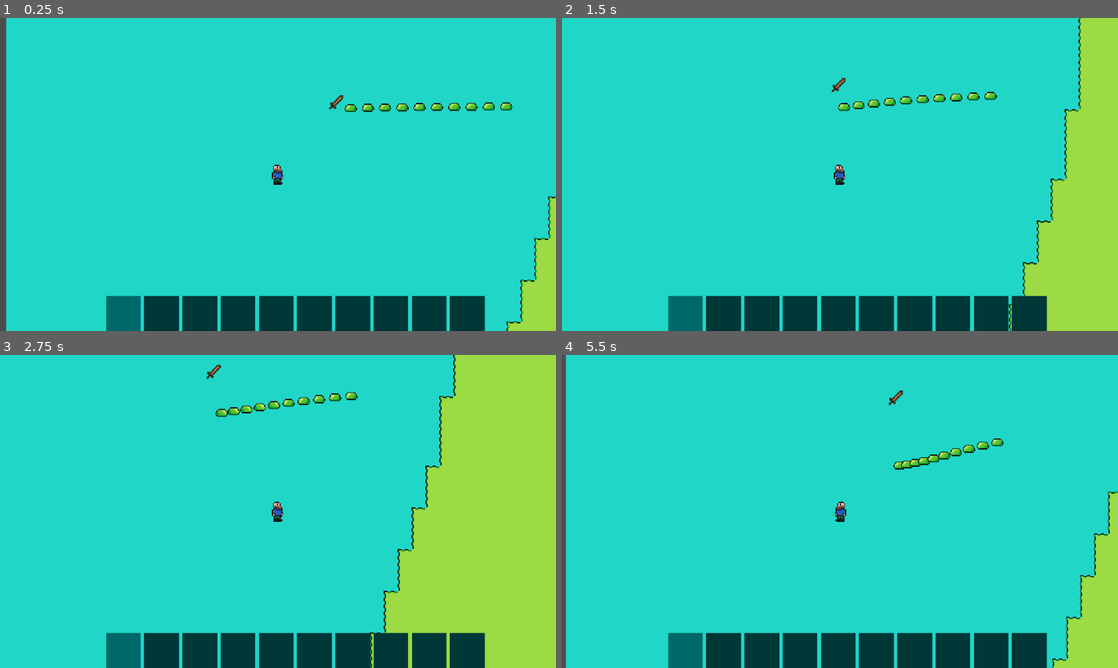
Above: before the commit, frames 1-4 (two rows, left to right).
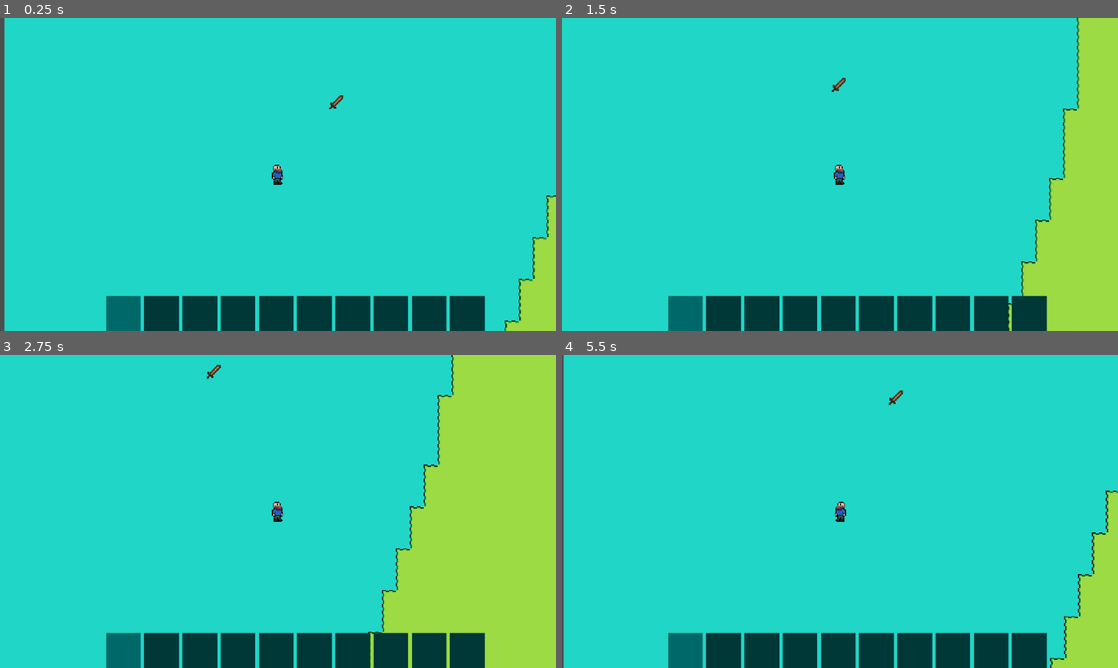
Above: after the commit, the same moments.

Repository: spsJakubSzydlowski/Evergrint
Game: Godot game, scene res://scenes/main.tscn
Same seed, same stepped clock (60 frames per second), same inputs: the game is played once before the commit and once after it.
Inputs (mouse positions are in pixels of both pictures, inside the frame that each line leads up to):
- Up to frame 1 (0.25 s): no input
- Up to frame 2 (1.5 s): tap Enter at 0.5 s; move the mouse to (962, 158) at 0.52 s; hold Right 0.53-1.28 s; tap A (a) at 0.6 s; click (962, 158) at 0.8 s; move the mouse to (728, 190) at 1.27 s; hold Down from 1.28 s (still down); click (728, 190) at 1.35 s
- Up to frame 3 (2.75 s): tap D (d) at 1.55, 2.1 s; move the mouse to (333, 442) at 2.02 s; release Down at 2.03 s; hold Right from 2.03 s (still down); tap S (s) at 2.3 s
- Up to frame 4 (5.5 s): move the mouse to (812, 574) at 2.77 s; release Right at 2.78 s; hold Up 2.78-3.53 s; tap S (s) at 2.85 s; click (812, 574) at 2.92 s; tap W (w) at 3.05, 3.6 s; move the mouse to (1006, 558) at 3.52 s; hold Left 3.53-5.03 s; tap A (a) at 3.8, 4.35 s; move the mouse to (673, 464) at 4.27 s; click (673, 464) at 4.55 s; move the mouse to (867, 511) at 5.02 s; hold Down from 5.03 s (still down); click (867, 511) at 5.1 s; tap D (d) at 5.3 s

The runs differ from the first frame. In frame 1, 1.2% of the frame differs, in the area x 0-100%, y 0-100%; in frame 2, 1.2%; in frame 3, 1.3%; in frame 4, 1.5%.

Commit message:
Slime spawning

Diff:
--- a/data/Evergrint.json
+++ b/data/Evergrint.json
@@ -200,7 +200,7 @@
 						"y": 0
 					},
 					"tile_size": 16,
-					"move_speed": 18,
+					"move_speed": 50,
 					"loot_ref": "green_slime"
 				}
 			],
--- a/scenes/main.tscn
+++ b/scenes/main.tscn
@@ -19,6 +19,7 @@
 0:0/0/terrains_peering_bit/top_left_corner = 0
 0:0/0/terrains_peering_bit/top_side = 0
 0:0/0/terrains_peering_bit/top_right_corner = 0
+0:0/0/custom_data_0 = true
 1:0/0 = 0
 2:0/0 = 0
 3:0/0 = 0
@@ -39,6 +40,7 @@
 1:2/0/terrains_peering_bit/bottom_side = 0
 1:2/0/terrains_peering_bit/bottom_left_corner = 0
 1:2/0/terrains_peering_bit/top_right_corner = 0
+1:2/0/custom_data_0 = true
 2:2/0 = 0
 2:2/0/terrain_set = 0
 2:2/0/terrain = 0
@@ -49,6 +51,7 @@
 2:2/0/terrains_peering_bit/left_side = 0
 2:2/0/terrains_peering_bit/top_left_corner = 0
 2:2/0/terrains_peering_bit/top_right_corner = 0
+2:2/0/custom_data_0 = true
 3:2/0 = 0
 3:2/0/terrain_set = 0
 3:2/0/terrain = 0
@@ -57,6 +60,7 @@
 3:2/0/terrains_peering_bit/bottom_left_corner = 0
 3:2/0/terrains_peering_bit/left_side = 0
 3:2/0/terrains_peering_bit/top_left_corner = 0
+3:2/0/custom_data_0 = true
 1:3/0 = 0
 1:3/0/terrain_set = 0
 1:3/0/terrain = 0
@@ -67,6 +71,7 @@
 1:3/0/terrains_peering_bit/top_left_corner = 0
 1:3/0/terrains_peering_bit/top_side = 0
 1:3/0/terrains_peering_bit/top_right_corner = 0
+1:3/0/custom_data_0 = true
 3:4/0 = 0
 3:4/0/terrain_set = 0
 3:4/0/terrain = 0
@@ -75,6 +80,7 @@
 3:4/0/terrains_peering_bit/top_left_corner = 0
 3:4/0/terrains_peering_bit/top_side = 0
 3:4/0/terrains_peering_bit/top_right_corner = 0
+3:4/0/custom_data_0 = true
 3:3/0 = 0
 3:3/0/terrain_set = 0
 3:3/0/terrain = 0
@@ -85,6 +91,7 @@
 3:3/0/terrains_peering_bit/top_left_corner = 0
 3:3/0/terrains_peering_bit/top_side = 0
 3:3/0/terrains_peering_bit/top_right_corner = 0
+3:3/0/custom_data_0 = true
 2:3/0 = 0
 2:3/0/terrain_set = 0
 2:3/0/terrain = 0
@@ -92,6 +99,7 @@
 2:3/0/terrains_peering_bit/bottom_left_corner = 0
 2:3/0/terrains_peering_bit/top_left_corner = 0
 2:3/0/terrains_peering_bit/top_right_corner = 0
+2:3/0/custom_data_0 = true
 2:4/0 = 0
 2:4/0/terrain_set = 0
 2:4/0/terrain = 0
@@ -102,6 +110,7 @@
 2:4/0/terrains_peering_bit/top_left_corner = 0
 2:4/0/terrains_peering_bit/top_side = 0
 2:4/0/terrains_peering_bit/top_right_corner = 0
+2:4/0/custom_data_0 = true
 1:4/0 = 0
 1:4/0/terrain_set = 0
 1:4/0/terrain = 0
@@ -110,6 +119,7 @@
 1:4/0/terrains_peering_bit/top_left_corner = 0
 1:4/0/terrains_peering_bit/top_side = 0
 1:4/0/terrains_peering_bit/top_right_corner = 0
+1:4/0/custom_data_0 = true
 4:3/0 = 0
 4:3/0/terrain_set = 0
 4:3/0/terrain = 0
@@ -118,6 +128,7 @@
 4:3/0/terrains_peering_bit/bottom_left_corner = 0
 4:3/0/terrains_peering_bit/top_left_corner = 0
 4:3/0/terrains_peering_bit/top_right_corner = 0
+4:3/0/custom_data_0 = true
 5:3/0 = 0
 5:3/0/terrain_set = 0
 5:3/0/terrain = 0
@@ -127,6 +138,7 @@
 5:3/0/terrains_peering_bit/left_side = 0
 5:3/0/terrains_peering_bit/top_left_corner = 0
 5:3/0/terrains_peering_bit/top_right_corner = 0
+5:3/0/custom_data_0 = true
 4:2/0 = 0
 4:2/0/terrain_set = 0
 4:2/0/terrain = 0
@@ -137,6 +149,7 @@
 4:2/0/terrains_peering_bit/top_left_corner = 0
 4:2/0/terrains_peering_bit/top_side = 0
 4:2/0/terrains_peering_bit/top_right_corner = 0
+4:2/0/custom_data_0 = true
 5:2/0 = 0
 5:2/0/terrain_set = 0
 5:2/0/terrain = 0
@@ -146,6 +159,7 @@
 5:2/0/terrains_peering_bit/top_left_corner = 0
 5:2/0/terrains_peering_bit/top_side = 0
 5:2/0/terrains_peering_bit/top_right_corner = 0
+5:2/0/custom_data_0 = true
 6:2/0 = 0
 6:2/0/terrain_set = 0
 6:2/0/terrain = 0
@@ -155,6 +169,7 @@
 6:2/0/terrains_peering_bit/top_left_corner = 0
 6:2/0/terrains_peering_bit/top_side = 0
 6:2/0/terrains_peering_bit/top_right_corner = 0
+6:2/0/custom_data_0 = true
 4:4/0 = 0
 4:4/0/terrain_set = 0
 4:4/0/terrain = 0
@@ -164,6 +179,7 @@
 4:4/0/terrains_peering_bit/top_left_corner = 0
 4:4/0/terrains_peering_bit/top_side = 0
 4:4/0/terrains_peering_bit/top_right_corner = 0
+4:4/0/custom_data_0 = true
 4:5/0 = 0
 4:5/0/terrain_set = 0
 4:5/0/terrain = 0
@@ -172,6 +188,7 @@
 4:5/0/terrains_peering_bit/top_left_corner = 0
 4:5/0/terrains_peering_bit/top_side = 0
 4:5/0/terrains_peering_bit/top_right_corner = 0
+4:5/0/custom_data_0 = true
 5:4/0 = 0
 5:4/0/terrain_set = 0
 5:4/0/terrain = 0
@@ -180,6 +197,7 @@
 5:4/0/terrains_peering_bit/bottom_left_corner = 0
 5:4/0/terrains_peering_bit/top_left_corner = 0
 5:4/0/terrains_peering_bit/top_right_corner = 0
+5:4/0/custom_data_0 = true
 6:3/0 = 0
 6:3/0/terrain_set = 0
 6:3/0/terrain = 0
@@ -188,6 +206,7 @@
 6:3/0/terrains_peering_bit/left_side = 0
 6:3/0/terrains_peering_bit/top_left_corner = 0
 6:3/0/terrains_peering_bit/top_right_corner = 0
+6:3/0/custom_data_0 = true
 7:3/0 = 0
 7:3/0/terrain_set = 0
 7:2/0 = 0
@@ -201,12 +220,15 @@
 terrain_set_0/mode = 0
 terrain_set_0/terrain_0/name = "Grass"
 terrain_set_0/terrain_0/color = Color(0.6117647, 0.011764706, 0.2627451, 1)
+custom_data_layer_0/name = "can_spawn"
+custom_data_layer_0/type = 1
 sources/0 = SubResource("TileSetAtlasSource_1bvp3")
 
 [node name="main" type="Node2D"]
 script = ExtResource("1_1bvp3")
 
 [node name="TileMapLayer" type="TileMapLayer" parent="."]
+position = Vector2(-2, -1)
 tile_set = SubResource("TileSet_0xm2m")
 script = ExtResource("3_jyhfs")
 
@@ -216,4 +238,8 @@
 
 [node name="InventoryCanvas" parent="." instance=ExtResource("5_tbgi4")]
 
+[node name="Timer" type="Timer" parent="."]
+autostart = true
+
 [connection signal="item_equipped" from="InventoryCanvas" to="Player" method="_on_inventory_canvas_item_equipped"]
+[connection signal="timeout" from="Timer" to="." method="_on_timer_timeout"]
--- a/scenes/player.tscn
+++ b/scenes/player.tscn
@@ -93,6 +93,7 @@
 [node name="WeaponPivot" type="Node2D" parent="."]
 
 [node name="Hand" type="Node2D" parent="WeaponPivot"]
+visible = false
 position = Vector2(12.000002, -4.7683716e-07)
 
 [node name="Sprite2D" type="Sprite2D" parent="WeaponPivot/Hand"]
@@ -105,6 +106,7 @@
 
 [node name="CollisionShape2D" type="CollisionShape2D" parent="WeaponPivot/Hand/HitArea"]
 shape = SubResource("RectangleShape2D_g2els")
+disabled = true
 
 [node name="AnimationPlayer" type="AnimationPlayer" parent="WeaponPivot/Hand"]
 root_node = NodePath("../../..")
--- a/scenes/world_entity.tscn
+++ b/scenes/world_entity.tscn
@@ -3,7 +3,7 @@
 [ext_resource type="Script" uid="uid://bgls5qeawmvub" path="res://scripts/world_entity.gd" id="1_c2mjn"]
 
 [sub_resource type="RectangleShape2D" id="RectangleShape2D_ey0o3"]
-size = Vector2(16, 16)
+size = Vector2(16, 11)
 
 [sub_resource type="Gradient" id="Gradient_c2mjn"]
 offsets = PackedFloat32Array(0, 0.9782609)
@@ -22,12 +22,13 @@
 width = 16
 height = 3
 
-[node name="world_entity" type="CharacterBody2D"]
+[node name="world_entity" type="CharacterBody2D" groups=["entity"]]
 script = ExtResource("1_c2mjn")
 
 [node name="hurt_box" type="Area2D" parent="."]
 
 [node name="CollisionShape2D" type="CollisionShape2D" parent="hurt_box"]
+position = Vector2(0, 2.5)
 shape = SubResource("RectangleShape2D_ey0o3")
 
 [node name="Sprite2D" type="Sprite2D" parent="."]
--- a/scripts/main.gd
+++ b/scripts/main.gd
@@ -1,4 +1,9 @@
 extends Node2D
+
+@onready var player: CharacterBody2D = $Player
+@onready var tile_map: TileMapLayer = $TileMapLayer
+
+@export var max_entities = 200
 
 func _ready():
 	if not DataManager.is_loaded:
@@ -6,5 +11,34 @@
 
 	DataManager.spawn_item("wooden_sword", Vector2(380, 100))
 
-	for i in range(10):
-		DataManager.spawn_entity("green_slime", Vector2(400 + i * 20, 100))
+func spawn_entity():
+	var current_enemy_count = get_tree().get_nodes_in_group("entity").size()
+	var spawn_pos = Vector2.ZERO
+	var attempts = 0
+	var found_valid_spot = false
+
+	if current_enemy_count >= max_entities:
+		return
+
+	if player:
+		while not found_valid_spot and attempts < 20:
+			attempts += 1
+			var random_angle = randf() * 2 * PI
+			var distance = randf_range(get_viewport_rect().end.x, get_viewport_rect().end.x + 200)
+
+			var offset = Vector2(cos(random_angle), sin(random_angle)) * distance
+
+			spawn_pos = player.global_position + offset
+
+			var map_pos = tile_map.local_to_map(spawn_pos)
+			var tile_data = tile_map.get_cell_tile_data(map_pos)
+			if tile_data and tile_data.get_custom_data("can_spawn"):
+				found_valid_spot = true
+
+		if found_valid_spot:
+			print(spawn_pos)
+			DataManager.spawn_entity("green_slime", spawn_pos)
+
+
+func _on_timer_timeout() -> void:
+	spawn_entity()
--- a/scripts/player/player.gd
+++ b/scripts/player/player.gd
@@ -41,6 +41,7 @@
 	is_attacking = true
 	can_turn = false
 	hand.visible = true
+	weapon_collision_shape.disabled = false
 
 	var mouse_position = get_global_mouse_position()
 
@@ -61,6 +62,7 @@
 	animation_player.play("attack_swing")
 	await animation_player.animation_finished
 
+	weapon_collision_shape.disabled = true
 	hand.visible = false
 	can_turn = true
 	is_attacking = false
@@ -74,15 +76,16 @@
 		return
 
 	var data = DataManager.get_item(item_id)
-	weapon_collision_shape.shape.size = DataManager._get_item_hit_box(item_id)
-	weapon_collision_shape.position = Vector2(weapon_collision_shape.shape.size.x / 2, 0)
-	var path = "res://" + data.tile.file.replace("../", "")
+	if data.has("melee_ref") and data.melee_ref != "":
+		weapon_collision_shape.shape.size = DataManager._get_item_hit_box(item_id)
+		weapon_collision_shape.position = Vector2(weapon_collision_shape.shape.size.x / 2, 0)
+		var path = "res://" + data.tile.file.replace("../", "")
 
-	var atlas_tex = AtlasTexture.new()
-	atlas_tex.atlas = load(path)
-	var ts = data.tile_size
-	atlas_tex.region = Rect2(data.tile.x * ts, data.tile.y * ts, ts, ts)
-	hand_sprite.texture = atlas_tex
+		var atlas_tex = AtlasTexture.new()
+		atlas_tex.atlas = load(path)
+		var ts = data.tile_size
+		atlas_tex.region = Rect2(data.tile.x * ts, data.tile.y * ts, ts, ts)
+		hand_sprite.texture = atlas_tex
 
 func take_hit(damage):
 	if is_dead: return
--- a/scripts/world_entity.gd
+++ b/scripts/world_entity.gd
@@ -20,7 +20,8 @@
 func _physics_process(_delta: float) -> void:
 	if entity.get("faction") == FACTION_HOSTILE:
 		if player and not is_dead:
-			var direction = (player.global_position - global_position).normalized()
+			var direction_raw = (player.global_position - global_position)
+			var direction = direction_raw.normalized()
 
 			var move_speed = entity.get("move_speed")
 			velocity = direction * move_speed
